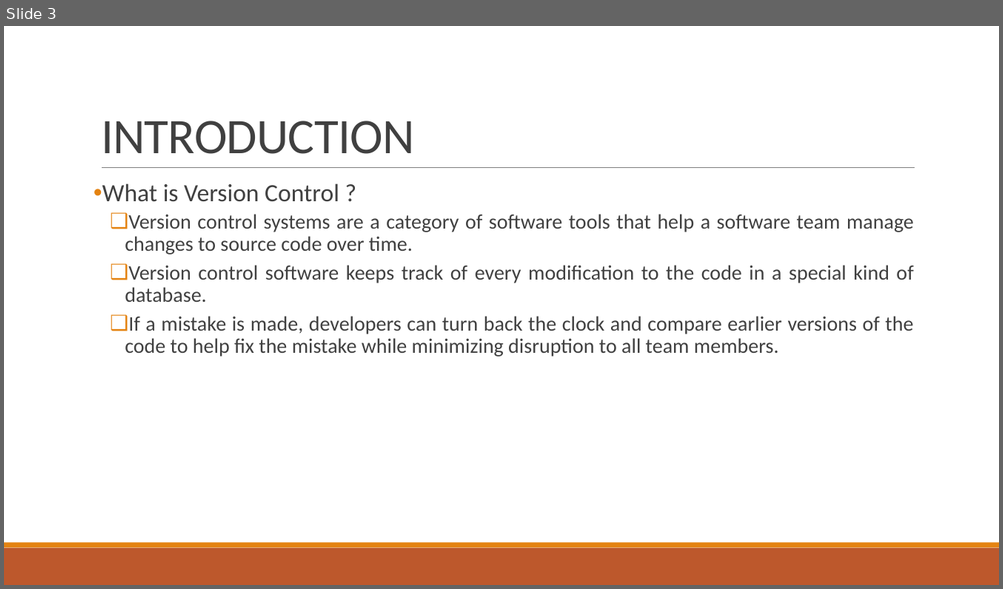
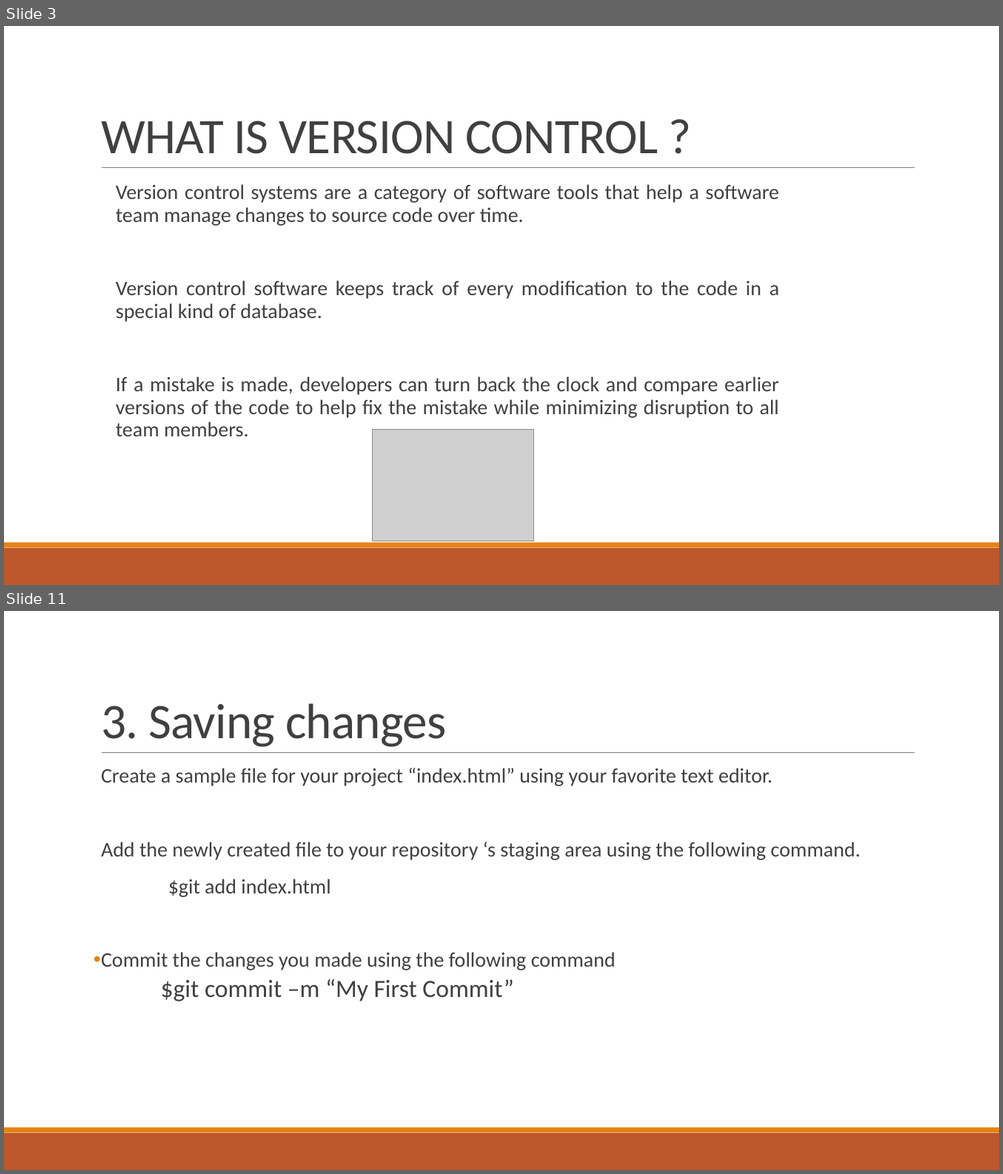
Before and after one commit to ismoop/Lecture-Notes, a slide deck: Lecture 3.pptx. Shown one above the other, each under a label of ours: slide 3 before the commit, slides 3 and 11 after it; the slides between them are not shown. The pictures are 1003x589 and 1003x1174 pixels, drawn with LibreOffice and Linux fonts; fonts in the diff are those of the drawing; grey boxes stand for pictures. Boxes give left, top, right and bottom in pixels: in the first picture for what was removed or moved away, otherwise in the second. Text is boxed around its words. In the diff, an @@ line names an element or a change of style, - is before the commit and + after.

```diff
--- a/Lecture 3.pptx
+++ b/Lecture 3.pptx
@@ slide 11 added at [4, 611, 999, 1170], background #FFFFFF; not listed: 3 template elements that a slide beside it also shows @@
@@ title added at [101, 703, 447, 747], 48 pt, text #404040 @@
+3. Saving changes
@@ text added at [101, 768, 860, 1002], 20 pt, text #404040 @@
+  Create a sample file for your project “index.html” using your favorite text editor.
+  Add the newly created file to your repository ‘s staging area using the following command.
+$git add index.html
+• Commit the changes you made using the following command
+      $git commit –m “My First Commit”
@@ slide 3 changed as well @@
@@ title at [101, 121, 657, 154]: text changed @@
-INTRODUCTION
+WHAT IS VERSION CONTROL ?
@@ text "Version control systems are a ...": place and size @@
-text "Version control systems are a ..." at [102, 184, 913, 357]
+text "Version control systems are a ..." at [116, 184, 780, 437]
@@ text "Version control systems are a ..." at [116, 184, 780, 437]: bullet ❑ to  ; list level 2 to 1 in "Version control systems are a ..."; list level 2 to 1 in "Version control software keeps track ..."; list level 2 to 1 in "If a mistake is made, ..." @@
@@ text at [102, 184, 339, 202]: paragraph removed @@
-• What is Version Control ?
@@ picture added at [372, 429, 534, 542] @@
```
Also in this commit, not shown: 3 other slides changed, 17 other slides added, 1 slide removed.
